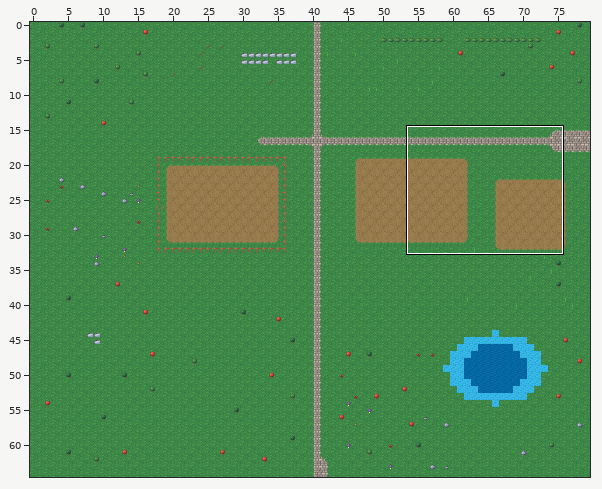
One commit to this Tiled map: art/own/Maps/Farm.tmx. Above, an overview of the earlier version with the close-up marked.
Close-up. Before the commit:
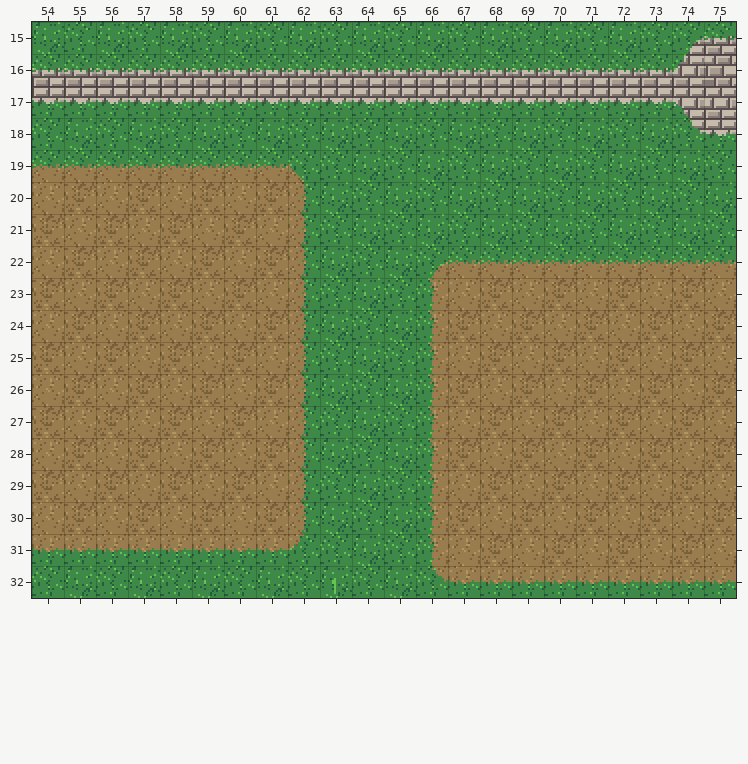
Cells are 16x16 px. Shown: x 54..75, y 15..32. The commit also changed other parts of the map, which this record leaves out.
Now the later version:
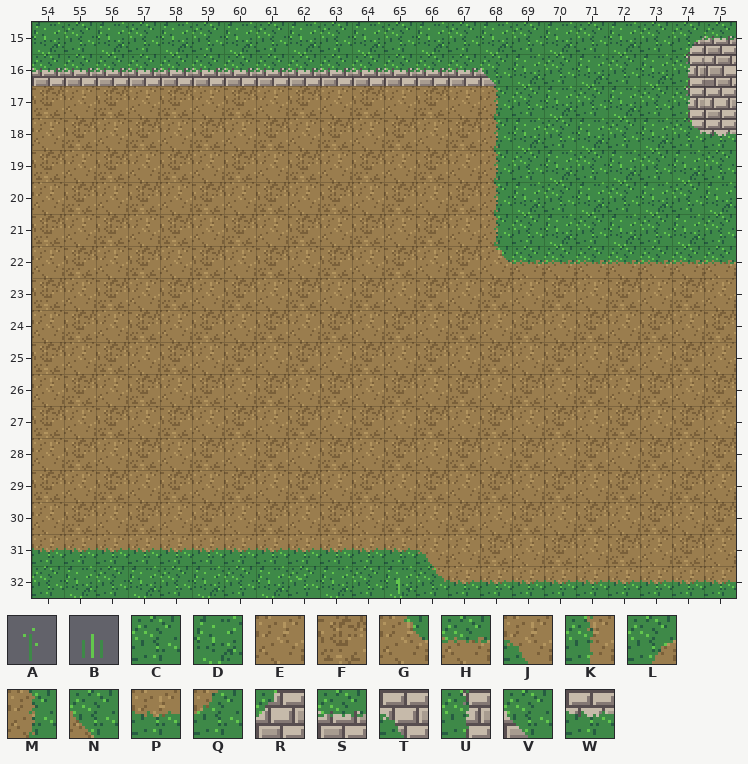
Key: from "Paths": A 13, B 22; from "terrain": C 0, D 1, E 4, F 5, G 29, H 30, J 31, K 32, L 34, M 37, N 38, P 39, Q 41, R 112, S 114, T 115, U 116, V 122, W 123.
_ is an empty cell.
From old to new:
{"where": "layer \"Back\""}
{"y":16,"x":68,"old":"SSSSSSR","new":"VDCDCDU"}
{"y":17,"x":54,"old":"WWWWWWWWWWWWWWWWWWWWT","new":"FEFEFEFEFEFEFEMCDCDCU"}
{"y":18,"x":54,"old":"CDCDCDCDCDCDCDC","new":"EFEFEFEFEFEFEFM"}
{"y":19,"x":54,"old":"HHHHHHHHNCDCDCD","new":"FEFEFEFEFEFEFEM"}
{"y":20,"x":62,"old":"MDCDCDC","new":"EFEFEFM"}
{"y":21,"x":62,"old":"MCDCDCD","new":"FEFEFEM"}
{"y":22,"x":62,"old":"MDCDLHH","new":"EFEFEFG"}
{"y":23,"x":62,"old":"MCDCK","new":"FEFEF"}
{"y":24,"x":62,"old":"MDCDK","new":"EFEFE"}
{"y":25,"x":62,"old":"MCDCK","new":"FEFEF"}
{"y":26,"x":62,"old":"MDCDK","new":"EFEFE"}
{"y":27,"x":62,"old":"MCDCK","new":"FEFEF"}
{"y":28,"x":62,"old":"MDCDK","new":"EFEFE"}
{"y":29,"x":62,"old":"MCDCK","new":"FEFEF"}
{"y":30,"x":62,"old":"MDCDK","new":"EFEFE"}
{"y":31,"x":62,"old":"QCDCK","new":"PPPPJ"}
{"where": "layer \"Paths\""}
{"y":32,"x":62,"old":"_B","new":"A_"}
{"y":32,"x":65,"old":"_","new":"B"}
{"label":"changed","picture_box":[32,54,690,594]}
